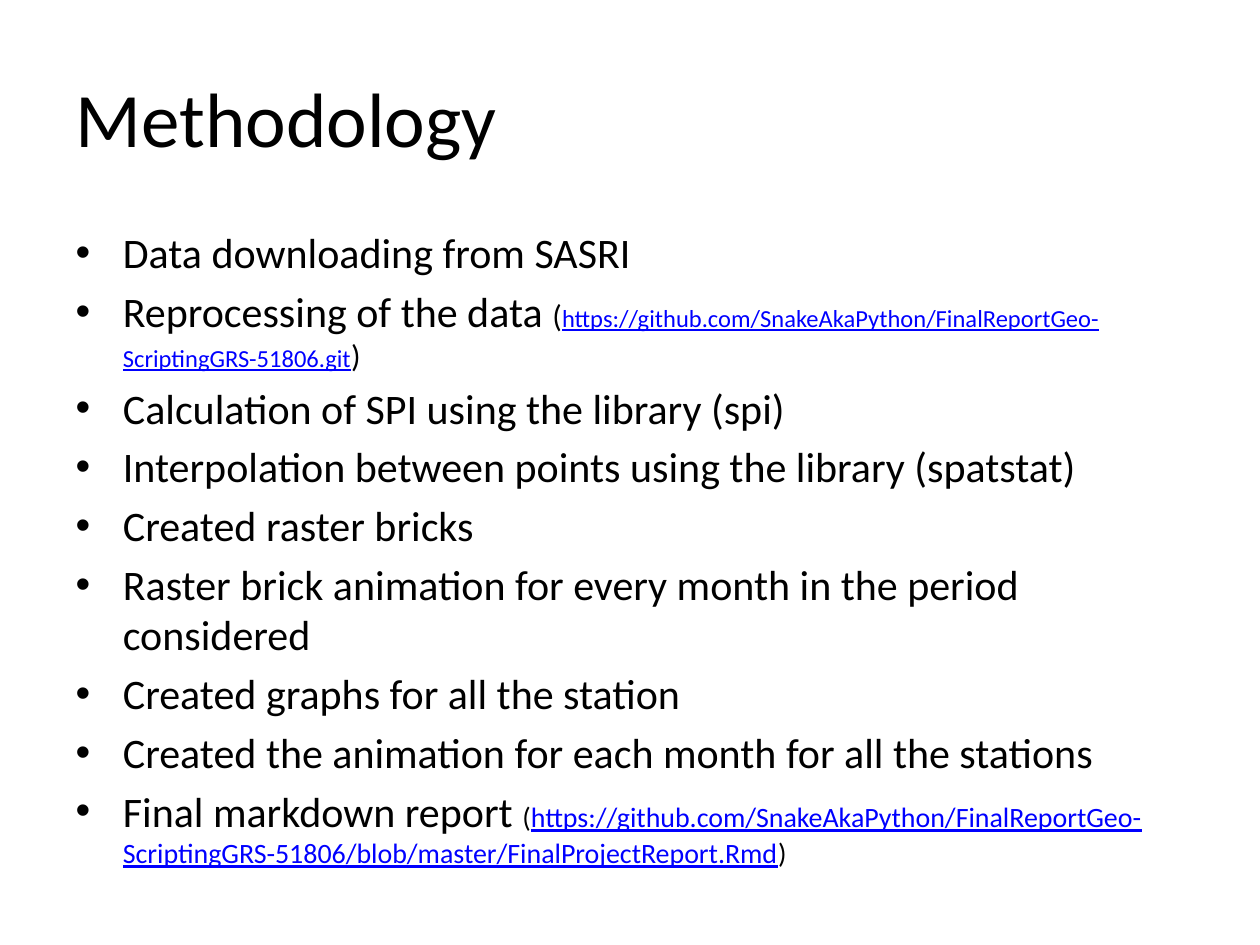
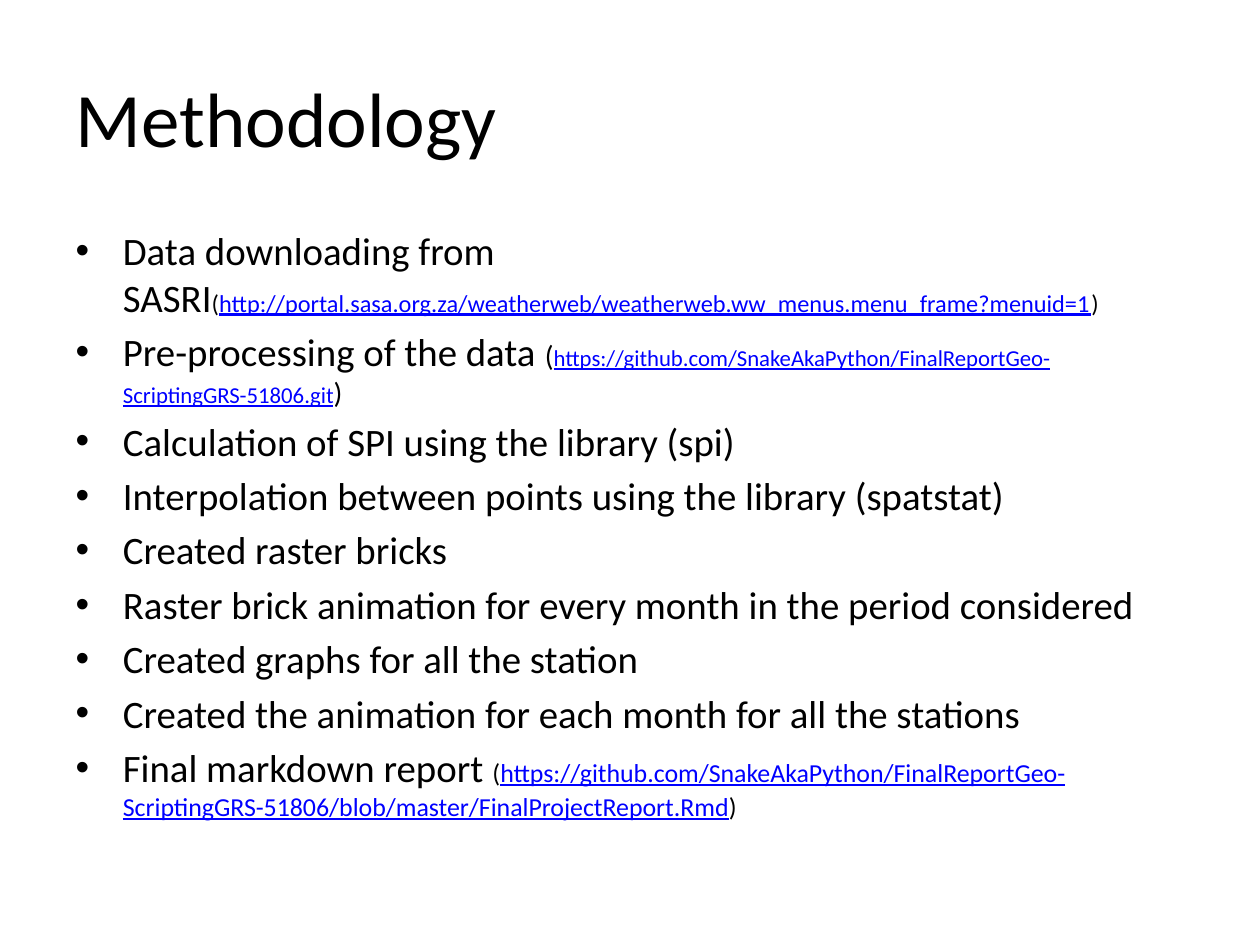
Before and after one commit to SnakeAkaPython/FinalReportGeo-ScriptingGRS-51806, a slide deck: slide 5 of PresentationFinalProjectSnakeAkaPython.pptx. Drawn at 1260x945 pixels with LibreOffice and Linux fonts; fonts in the diff are those of the drawing. Boxes give left, top, right and bottom in pixels: in the first picture for what was removed or moved away, otherwise in the second. Text is boxed around its words. In the diff, an @@ line names an element or a change of style, - is before the commit and + after.

Commit message:
Presentation corrections

```diff
--- a/PresentationFinalProjectSnakeAkaPython.pptx
+++ b/PresentationFinalProjectSnakeAkaPython.pptx
@@ text at (123,238,1099,407): text changed; size 14 to 13.9 pt @@
-• Data downloading from SASRI
-• Reprocessing of the data (https://github.com/SnakeAkaPython/FinalReportGeo-ScriptingGRS-51806.git)
+• Data downloading from SASRI(http://portal.sasa.org.za/weatherweb/weatherweb.ww_menus.menu_frame?menuid=1)
+• Pre-processing of the data (https://github.com/SnakeAkaPython/FinalReportGeo-ScriptingGRS-51806.git)
@@ text at (123,427,1133,821): size 24 to 22.2 pt in "Calculation of SPI using the library (spi)", "Interpolation between points using the library (spatstat)", "Created raster bricks", "Raster brick animation for every month in ..." and 3 more places; size 16 to 14.8 pt in "(https://github.com/SnakeAkaPython/FinalReportGeo-ScriptingG ..." @@
```
